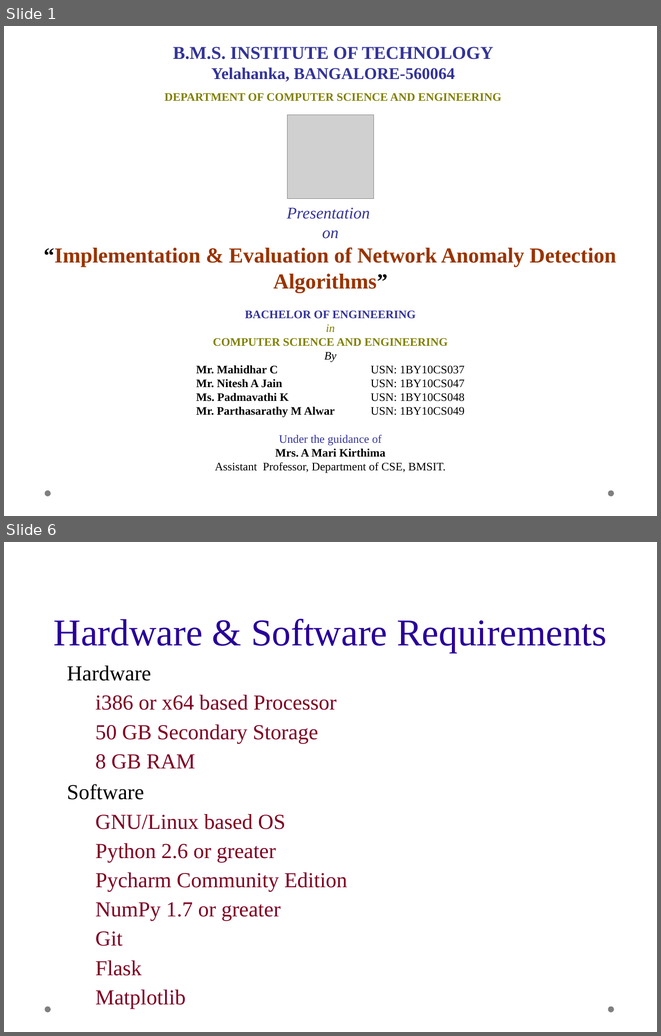
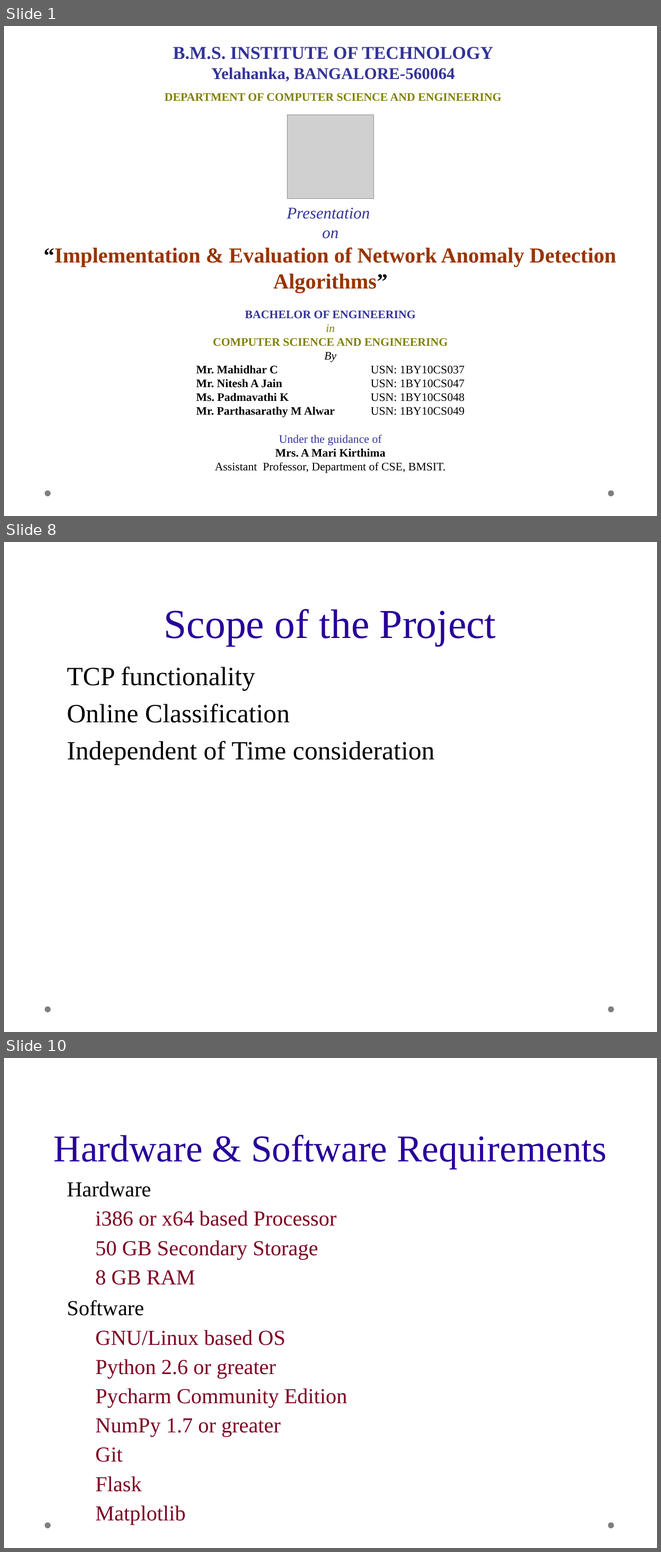
Before and after one commit to mahidharc/drdo.ids, a slide deck: presentation.odp. Shown one above the other, each under a label of ours: slides 1 and 6 before the commit, slides 1, 8 and 10 after it; the slides between them are not shown. The pictures are 661x1036 and 661x1552 pixels, drawn with LibreOffice and Linux fonts; fonts in the diff are those of the drawing; grey boxes stand for pictures; background and template pictures are left out. Boxes give left, top, right and bottom in pixels: in the first picture for what was removed or moved away, otherwise in the second. Text is boxed around its words. In the diff, an @@ line names an element or a change of style, - is before the commit and + after.

```diff
--- a/presentation.odp
+++ b/presentation.odp
@@ slide 8 added at bbox=[4, 542, 657, 1032], background picture (left out); not listed: 2 template elements that a slide beside it also shows @@
@@ title added at bbox=[164, 609, 496, 646], 50 pt, text #280099 @@
+Scope of the Project
@@ text added at bbox=[67, 667, 434, 765], 32 pt, text #000000 @@
+◆ TCP functionality
+◆ Online Classification
+◆ Independent of Time consideration
@@ what was slide 6 is now slide 10 @@
```
Also in this commit, not shown: 4 slides changed, 16 other slides added, 3 slides removed.
